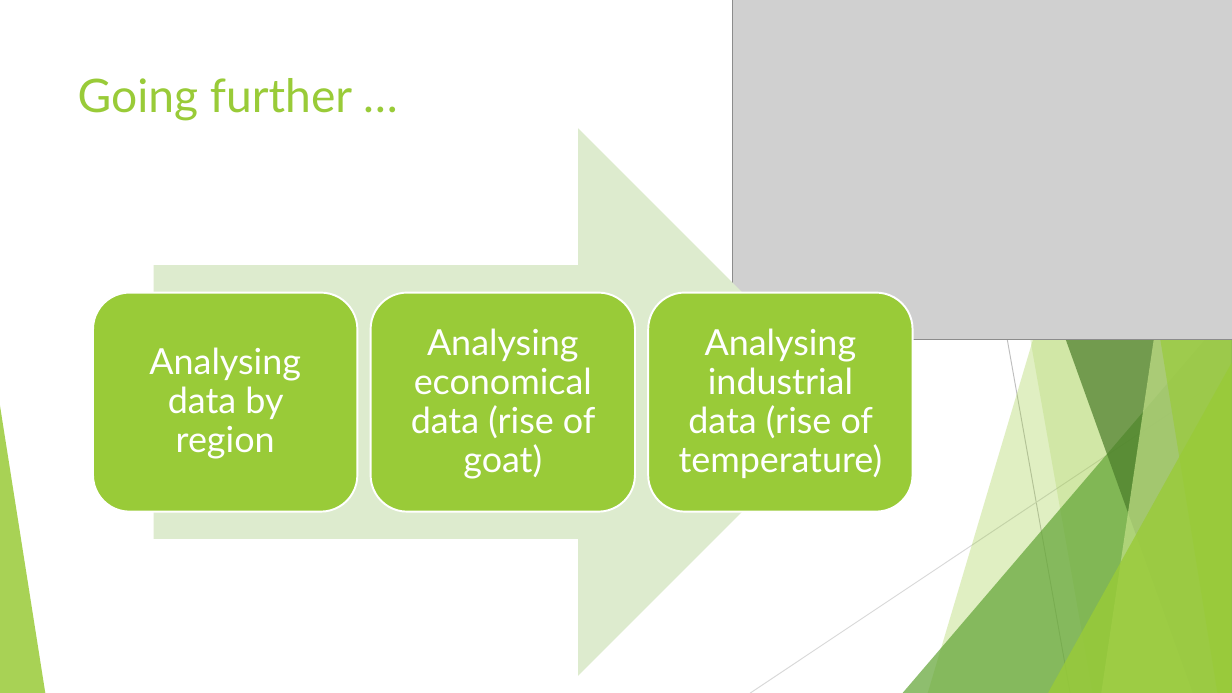
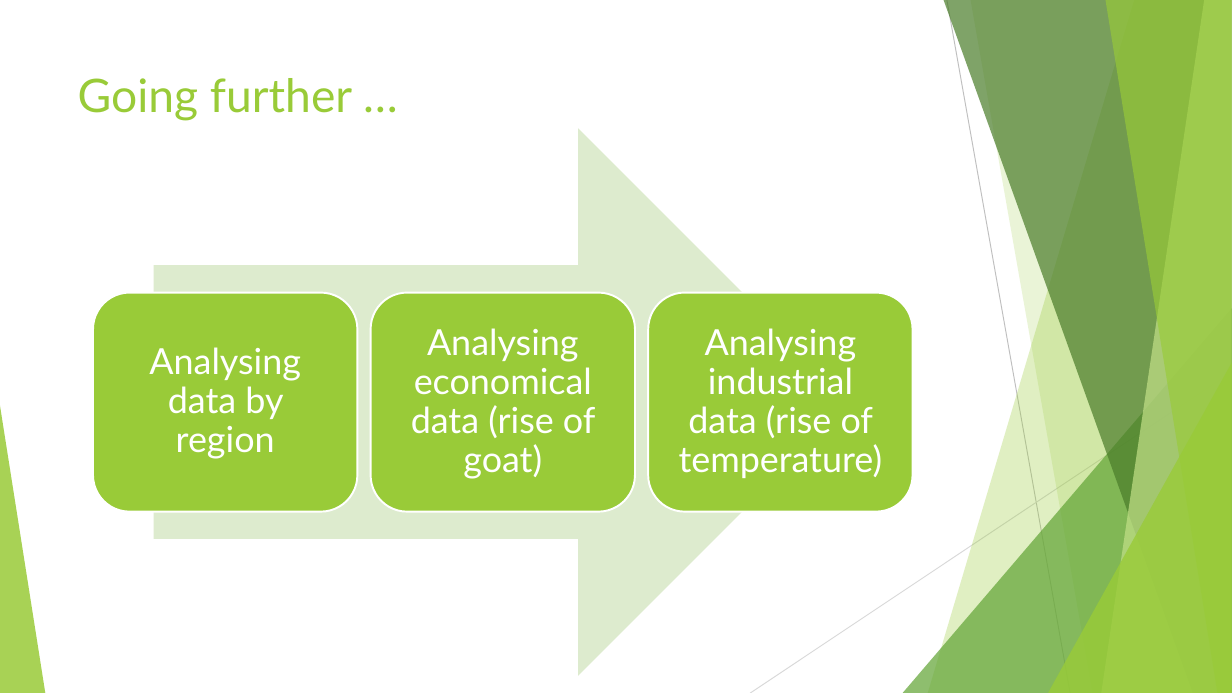
Before and after one commit to jina2020/Projects, a slide deck: slide 15 of Weather and animal data in Mongolia/Weather and animal correlation in Mongolia.pptx (slide 11 before the commit). Drawn at 1232x693 pixels with LibreOffice and Linux fonts; fonts in the diff are those of the drawing; grey boxes stand for pictures. Boxes give left, top, right and bottom in pixels: in the first picture for what was removed or moved away, otherwise in the second. Text is boxed around its words. In the diff, an @@ line names an element or a change of style, - is before the commit and + after.

```diff
--- a/Weather and animal data in Mongolia/Weather and animal correlation in Mongolia.pptx
+++ b/Weather and animal data in Mongolia/Weather and animal correlation in Mongolia.pptx
@@ picture removed at (x1=733, y1=0, x2=1232, y2=340) @@
```
Also in this commit, not shown: 5 other slides changed, 6 slides added, 2 slides removed, 5 other files.
